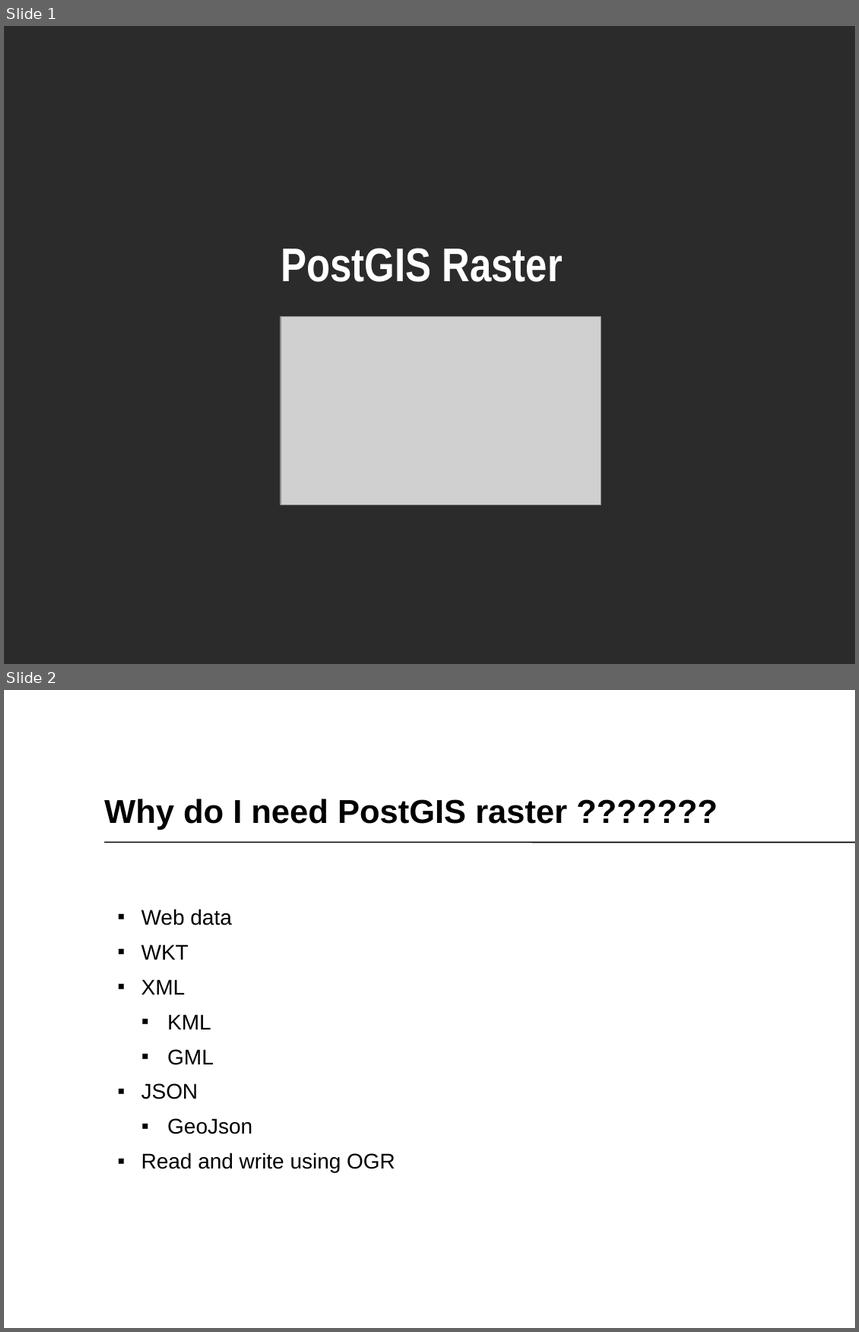
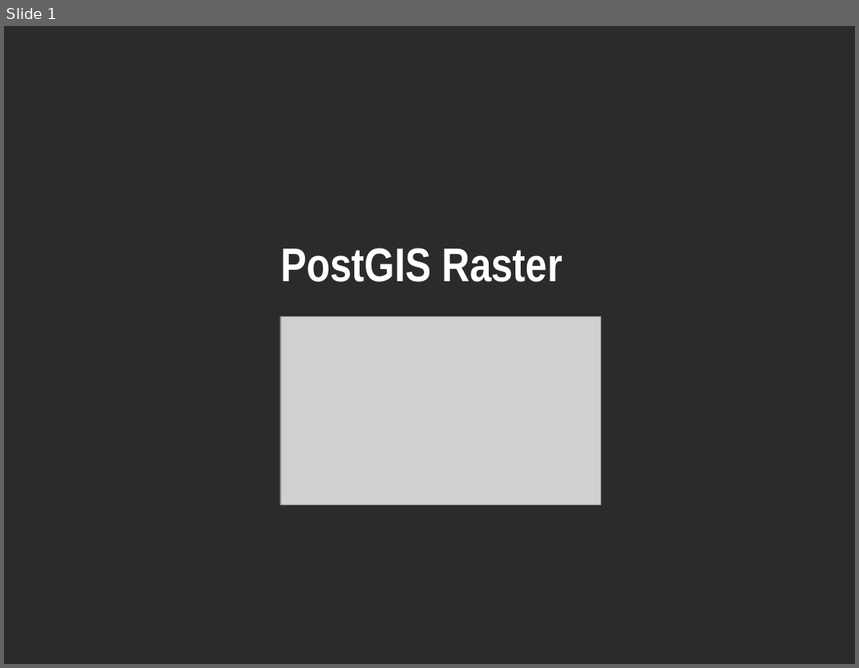
Before and after one commit to GIP-ITC-UniversityTwente/workshop-postgis-raster, a slide deck: presentation.ppt. Shown one above the other, each under a label of ours: slides 1 and 2 before the commit, slide 1 after it. The pictures are 859x1332 and 859x668 pixels, drawn with LibreOffice and Linux fonts; fonts in the diff are those of the drawing; grey boxes stand for pictures; background and template pictures are left out; a plain dark background stands for a picture behind light text. Boxes give left, top, right and bottom in pixels: in the first picture for what was removed or moved away, otherwise in the second. Text is boxed around its words. In the diff, an @@ line names an element or a change of style, - is before the commit and + after.

```diff
--- a/presentation.ppt
+++ b/presentation.ppt
@@ slide 2 removed at box(4, 690, 855, 1328), background #FFFFFF @@
@@ title removed at box(104, 799, 567, 830) @@
-Why do I need PostGIS raster ???????
@@ line removed from (104, 842) to (855, 842) @@
@@ text removed at box(142, 909, 395, 1173) @@
-▪ Web data
-▪ WKT
-▪ XML
-  ▪ KML
-  ▪ GML
-▪ JSON
-  ▪ GeoJson
-▪ Read and write using OGR
```
Also in this commit, not shown: 4 slides changed, 1 slide added, 1 other file.
